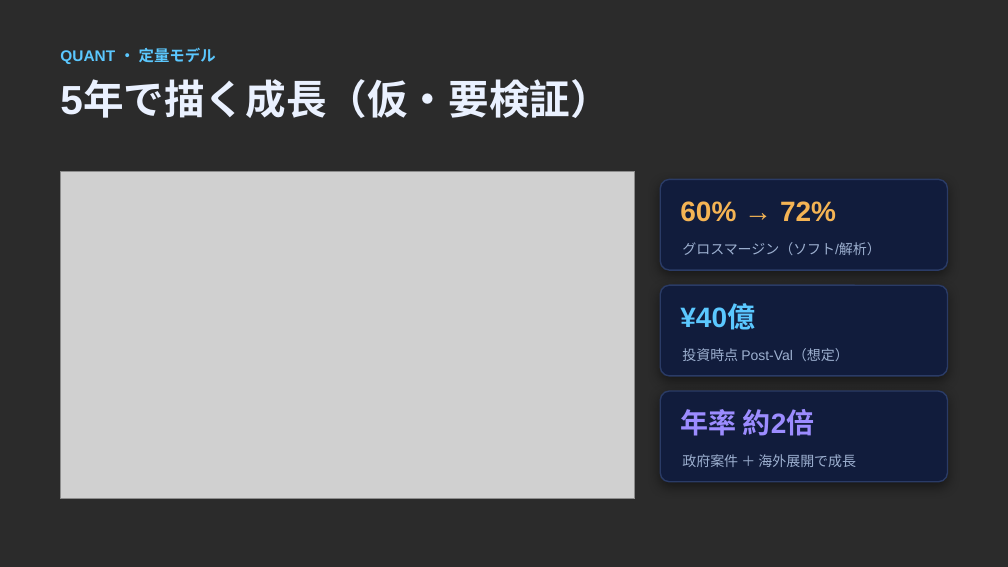
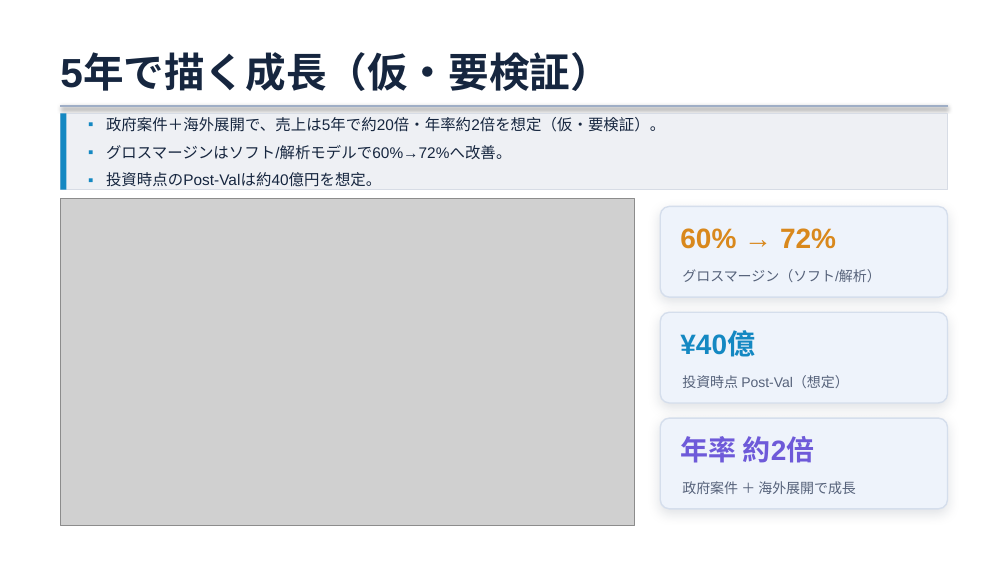
Before and after one commit to Hiroyuki-01/identity_academy_vc, a slide deck: slide 9 of template/identity_academy_vc課題_A班.pptx (slide 8 before the commit). Drawn at 1008x567 pixels with LibreOffice and Linux fonts; fonts in the diff are those of the drawing; grey boxes stand for pictures; background and template pictures are left out; a plain dark background stands for a picture behind light text. Boxes give left, top, right and bottom in pixels: in the first picture for what was removed or moved away, otherwise in the second. Text is boxed around its words. In the diff, an @@ line names an element or a change of style, - is before the commit and + after.

```diff
--- a/template/identity_academy_vc課題_A班.pptx
+++ b/template/identity_academy_vc課題_A班.pptx
@@ background picture (left out) to #FFFFFF @@
@@ text "5年で描く成長（仮・要検証）": place and size @@
-text "5年で描く成長（仮・要検証）" at <box>60,81,611,118</box>
+text "5年で描く成長（仮・要検証）" at <box>60,55,611,91</box>
@@ text "5年で描く成長（仮・要検証）" at <box>60,55,611,91</box>: text colour #EAF1FF to #16263F @@
@@ text removed at <box>60,47,216,64</box> @@
-QUANT ・ 定量モデル
@@ line added from (60, 106) to (948, 106), #9FAEC6 1.5 pt @@
@@ rectangle added at <box>60,114,948,191</box>, fill #EEF0F4, outline #D7DCE5 0.75 pt, 11 pt, text #16263F @@
+▪ 政府案件＋海外展開で、売上は5年で約20倍・年率約2倍を想定（仮・要検証）。
+▪ グロスマージンはソフト/解析モデルで60%→72%へ改善。
+▪ 投資時点のPost-Valは約40億円を想定。
@@ rectangle added at <box>60,114,67,191</box>, fill #1488C2 @@
@@ 1 text, 1 picture, 1 rounded rectangle: place and size @@
-1 text, 1 picture, 1 rounded rectangle at <box>60,171,948,499</box>
+1 text, 1 picture, 1 rounded rectangle at <box>60,199,948,526</box>
@@ text "60% → 72%" at <box>680,228,836,249</box>: text colour #F5B454 to #D9881C @@
@@ text "¥40億" at <box>680,332,755,357</box>: text colour #5BC8FF to #1488C2 @@
@@ 5 texts, 2 rounded rectangles: place and size @@
-5 texts, 2 rounded rectangles at <box>660,201,948,482</box>
+5 texts, 2 rounded rectangles at <box>660,228,948,509</box>
@@ fill #111C3C to #EEF3FB; outline #2A3B66 1 pt to #D5DEEC 1 pt; shadow changed in 3 elements at <box>660,207,948,297</box>, <box>660,312,948,403</box>, <box>660,418,948,509</box> @@
@@ text "年率 約2倍" at <box>680,436,815,463</box>: text colour #9C8CFF to #6E5AD9 @@
@@ text colour #9DB0D0 to #56627A in 3 elements at <box>682,269,880,282</box>, <box>682,375,849,388</box>, <box>682,481,856,494</box> @@
```
Also in this commit, not shown: 8 other slides changed, 1 slide added, 7 other files.
